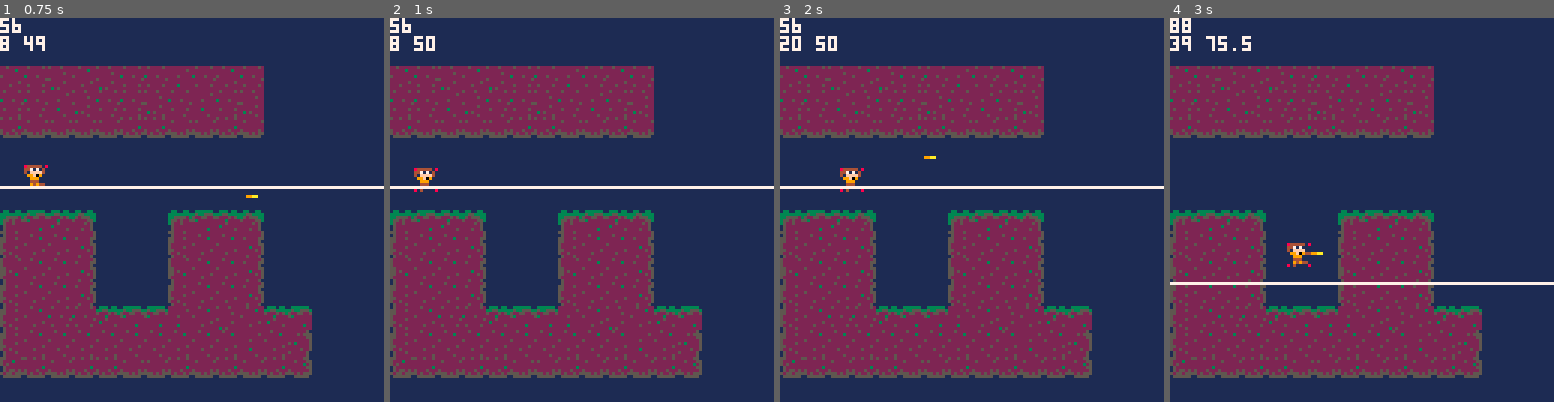
Above: before the commit, frames 1-4 (left to right).
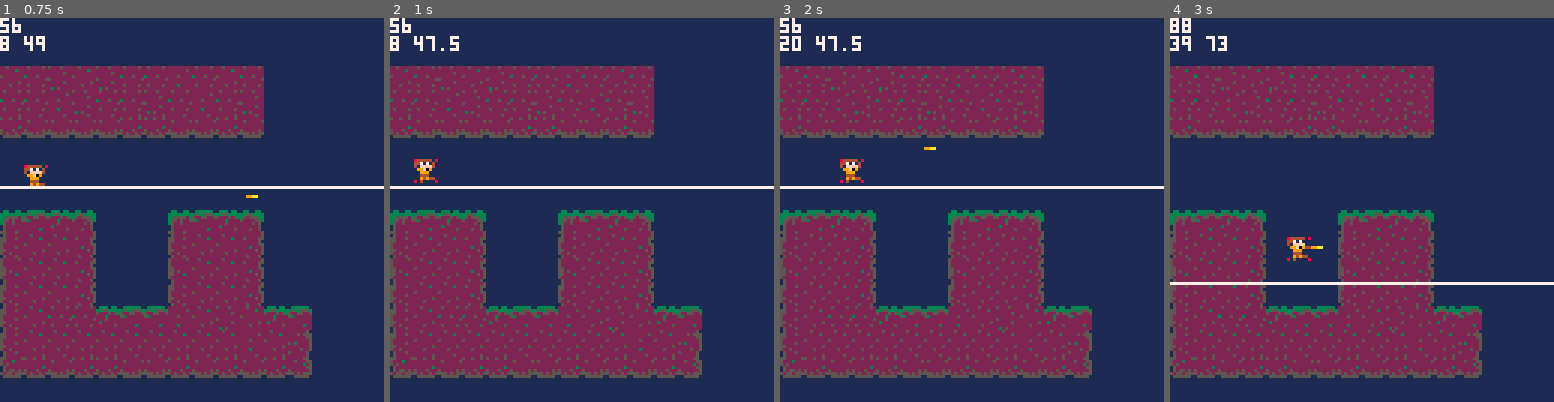
Above: after the commit, the same moments.

Repository: RicoP/picowiese
Game: PICO-8 cartridge mmm.p8
The game is run twice, just before and just after one commit, with the same random seed, the same clock (stepped at 60 frames per second) and the same inputs.
Inputs:
- Up to frame 1 (0.75 s): tap X (X key) at 0.33 s; tap O (Z key) at 0.7 s
- Up to frame 2 (1 s): no input
- Up to frame 3 (2 s): tap X (X key) at 1.07, 1.85 s; hold Right from 1.6 s (still down); tap O (Z key) at 1.7 s
- Up to frame 4 (3 s): release Right at 2.1 s; tap O (Z key) at 2.1, 2.5, 2.9 s; hold Up 2.15-2.42 s; hold Right from 2.47 s (still down); tap X (X key) at 2.97 s

Frame 1 is identical in both runs. In frame 2, 0.5% of the frame differs, in the area x 6-18%, y 4-46%; in frame 3, 0.5%, in the area x 9-41%, y 4-46%; in frame 4, 0.5%.

Commit message:
Mon Jun 17 20:06:18 CEST 2019

Diff:
--- a/mmm.p8
+++ b/mmm.p8
@@ -135,6 +135,11 @@
  end
 
  if calc_groundlevel(p1.x,p1.y) != p.groundlevel then
+  local g0 = calc_groundlevel(p.x,p.y)
+  local g1 = calc_groundlevel(p1.x,p1.y)
+  if g1 - g0 < 8 then
+   p.y = flr(p.y/8)*8
+  end
   p.jumpvel = 0
   return
  end
